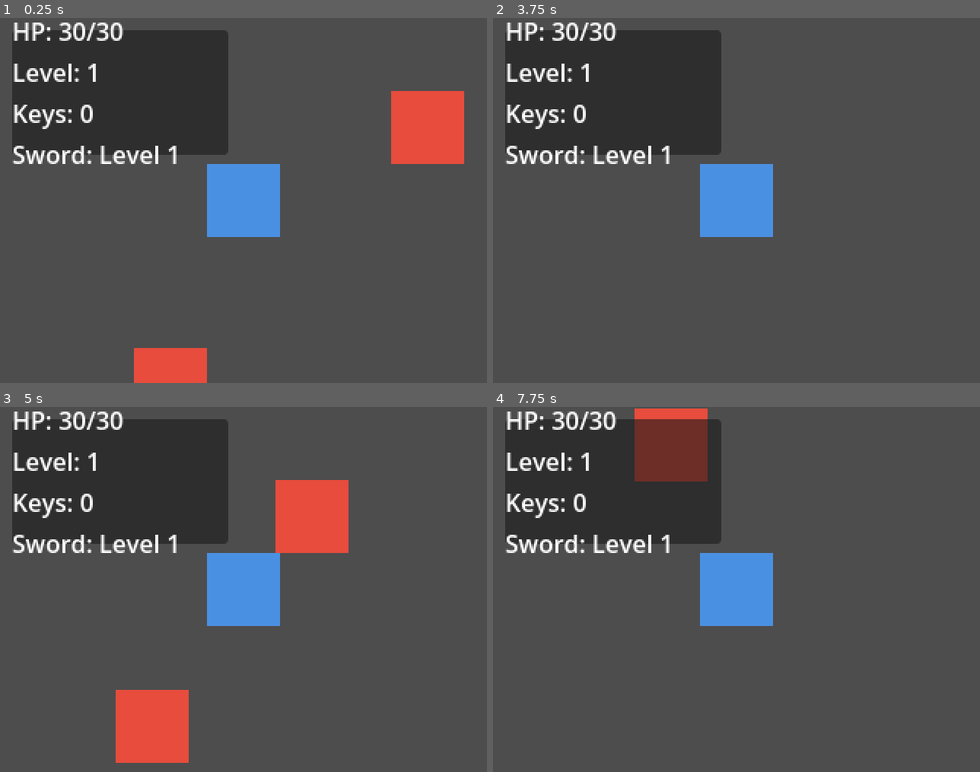
Above: before the commit, frames 1-4 (two rows, left to right).
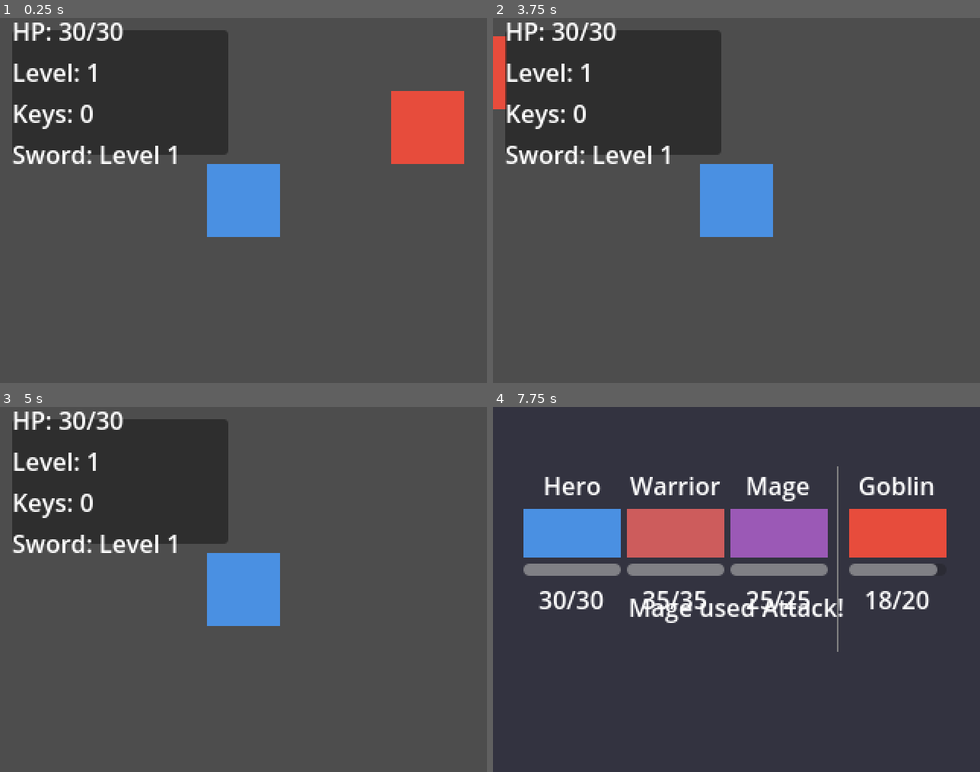
Above: after the commit, the same moments.

Repository: artcgranja/game-julio
Game: Godot game, scene res://scenes/Main.tscn
Same seed, same stepped clock (60 frames per second), same inputs: the game is played once before the commit and once after it.
Inputs (mouse positions are in pixels of both pictures, inside the frame that each line leads up to):
- Up to frame 1 (0.25 s): no input
- Up to frame 2 (3.75 s): tap Enter (ui_accept) at 0.5, 0.6, 0.77, 1.07, 1.35, 1.52, 1.82, 2, 2.1, 2.75, 2.85, 3.02, 3.32, 3.5, 3.6 s; hold Right (ui_right) 0.53-1.28 s; hold Down (ui_down) 1.28-2.03 s; hold Right (ui_right) 2.03-2.78 s; hold Up (ui_up) 2.78-3.53 s; hold Left (ui_left) from 3.53 s (still down)
- Up to frame 3 (5 s): keep holding Left (ui_left); tap Enter (ui_accept) at 3.77, 4.07, 4.35, 4.52, 4.82 s
- Up to frame 4 (7.75 s): release Left (ui_left) at 5.03 s; hold Down (ui_down) 5.03-5.78 s; tap Enter (ui_accept) at 5.1, 5.85, 6.02, 6.32, 6.6, 6.77, 7.07 s; hold Right (ui_right) 5.78-6.53 s; hold Up (ui_up) 6.53-7.25 s; click (736, 556) at 7.25 s, where only the run after the commit has a clickable "Attack"

The runs differ from the first frame. In frame 1, 1.4% of the frame differs, in the area x 27-43%, y 90-100%; in frame 2, 0.6%; in frame 3, 6.0%; in frame 4, 92%, in the area x 0-100%, y 0-100%.

Commit message:
Add Node2D scene and enhance BattleScene.gd with combatant validation and error handling
- Introduced a new Node2D scene file (node_2d.tscn).
- Updated BattleScene.gd to validate combatants before actions, ensuring robust error handling for missing or invalid combatants.
- Improved user feedback with messages for combat actions and item usage.
- Adjusted door transition logic in Door.gd to prevent multiple transitions.
- Enhanced enemy behavior in Enemy.gd and BattleManager.gd for better battle tracking and enemy defeat handling.

Diff:
--- /dev/null
+++ b/node_2d.tscn
@@ -0,0 +1,3 @@
+[gd_scene format=3 uid="uid://dpdbap3i28s3a"]
+
+[node name="Node2D" type="Node2D"]
--- a/scripts/BattleScene.gd
+++ b/scripts/BattleScene.gd
@@ -55,7 +55,9 @@
 
 	for i in range(GameManager.party.size()):
 		var character = GameManager.party[i]
-		var sprite = create_combatant_sprite(character, party_colors[i], false)
+		# Use default color if index out of bounds
+		var color = party_colors[i] if i < party_colors.size() else Color.WHITE
+		var sprite = create_combatant_sprite(character, color, false)
 		party_container.add_child(sprite)
 		party_sprites.append(sprite)
 
@@ -154,6 +156,11 @@
 	hide_action_menu()
 	var attacker = BattleManager.get_current_combatant()
 
+	# Validate attacker exists
+	if attacker.is_empty():
+		display_message("Error: No valid combatant!")
+		return
+
 	# Select random alive enemy
 	var alive_enemies = []
 	for enemy in BattleManager.current_enemies:
@@ -161,6 +168,7 @@
 			alive_enemies.append(enemy)
 
 	if alive_enemies.is_empty():
+		display_message("No enemies to attack!")
 		return
 
 	var target = alive_enemies[randi() % alive_enemies.size()]
@@ -175,6 +183,12 @@
 
 	hide_action_menu()
 	var defender = BattleManager.get_current_combatant()
+
+	# Validate defender exists
+	if defender.is_empty():
+		display_message("Error: No valid combatant!")
+		return
+
 	BattleManager.perform_defend(defender)
 
 	await get_tree().create_timer(1.0).timeout
@@ -186,6 +200,18 @@
 
 	# Simple implementation: use healing potion on self
 	var current = BattleManager.get_current_combatant()
+
+	# Validate current combatant exists
+	if current.is_empty():
+		display_message("Error: No valid combatant!")
+		return
+
+	# Only party members can use items (enemies can't)
+	if current.has("is_enemy"):
+		display_message("Enemies can't use items!")
+		hide_action_menu()
+		BattleManager.next_turn()
+		return
 
 	# Find party member index
 	var party_index = -1
@@ -203,6 +229,11 @@
 			BattleManager.next_turn()
 		else:
 			display_message("No items available!")
+	else:
+		# This shouldn't happen, but handle it gracefully
+		display_message("Error: Character not found in party!")
+		hide_action_menu()
+		BattleManager.next_turn()
 
 func _on_run_button_pressed():
 	if not awaiting_player_input:
--- a/scripts/Door.gd
+++ b/scripts/Door.gd
@@ -8,6 +8,7 @@
 @export var target_position: Vector2 = Vector2.ZERO
 
 var player_nearby: bool = false
+var is_transitioning: bool = false  # Prevent multiple transitions
 
 func _ready():
 	# Check if door has been unlocked
@@ -17,10 +18,13 @@
 	update_appearance()
 
 func _process(_delta):
-	if player_nearby and Input.is_action_just_pressed("ui_accept"):
+	if player_nearby and Input.is_action_just_pressed("ui_accept") and not is_transitioning:
 		try_open_door()
 
 func try_open_door():
+	if is_transitioning:
+		return  # Already transitioning
+
 	if is_locked:
 		# Try to use a key
 		if GameManager.use_key():
@@ -29,11 +33,17 @@
 			update_appearance()
 			print("Door unlocked!")
 			# Small delay then transition
+			is_transitioning = true
 			await get_tree().create_timer(0.5).timeout
-			transition_to_room()
+			# Check if player still nearby after delay
+			if player_nearby:
+				transition_to_room()
+			else:
+				is_transitioning = false
 		else:
 			print("This door is locked. You need a key!")
 	else:
+		is_transitioning = true
 		transition_to_room()
 
 func transition_to_room():
--- a/scripts/Enemy.gd
+++ b/scripts/Enemy.gd
@@ -54,8 +54,8 @@
 	move_and_slide()
 
 func randomize_patrol_direction():
-	# Choose random cardinal direction
-	var directions = [Vector2.UP, Vector2.DOWN, Vector2.LEFT, Vector2.RIGHT, Vector2.ZERO]
+	# Choose random cardinal direction (removed ZERO to prevent freezing)
+	var directions = [Vector2.UP, Vector2.DOWN, Vector2.LEFT, Vector2.RIGHT]
 	patrol_direction = directions[randi() % directions.size()]
 
 func _on_player_collision(body):
@@ -63,8 +63,11 @@
 		start_battle()
 
 func start_battle():
-	# Trigger battle with this enemy type
-	BattleManager.start_battle([enemy_type])
+	# Trigger battle with this enemy type, passing our ID for tracking
+	BattleManager.start_battle([enemy_type], enemy_id, GameManager.current_room)
+
+	# Small delay to ensure BattleManager completes initialization
+	await get_tree().process_frame
 
 	# Transition to battle scene
 	get_tree().change_scene_to_file("res://scenes/battle/BattleScene.tscn")
--- a/scripts/GameOver.gd
+++ b/scripts/GameOver.gd
@@ -6,13 +6,23 @@
 	pass
 
 func _on_restart_button_pressed():
-	# Reset game state
+	# Reset game state completely
 	GameManager.initialize_party()
 	GameManager.keys = 0
 	GameManager.sword_level = 1
 	GameManager.update_sword_bonus()
 	GameManager.defeated_enemies.clear()
 	GameManager.unlocked_doors.clear()
+	GameManager.collected_upgrades.clear()
+
+	# Reset position and room
+	GameManager.current_room = "room_0_0"
+	GameManager.player_position = Vector2.ZERO
+
+	# Reset inventory
+	GameManager.inventory = {
+		"healing_potion": 3  # Start with 3 potions
+	}
 
 	# Return to starting room
 	get_tree().change_scene_to_file("res://scenes/overworld/Room.tscn")
--- a/scripts/HUD.gd
+++ b/scripts/HUD.gd
@@ -8,12 +8,16 @@
 @onready var sword_label = $Panel/VBoxContainer/SwordLabel
 
 func _ready():
-	update_hud()
+	# Connect to GameManager signals for efficient updates
+	GameManager.party_stats_changed.connect(_on_party_stats_changed)
+	GameManager.keys_changed.connect(_on_keys_changed)
+	GameManager.sword_upgraded.connect(_on_sword_upgraded)
 
-func _process(_delta):
+	# Initial update
 	update_hud()
 
 func update_hud():
+	"""Update all HUD elements"""
 	if GameManager.party.is_empty():
 		return
 
@@ -30,3 +34,17 @@
 
 	if sword_label:
 		sword_label.text = "Sword: Level %d" % GameManager.sword_level
+
+func _on_party_stats_changed():
+	"""Update when party stats change (HP, level, etc.)"""
+	update_hud()
+
+func _on_keys_changed(_new_count: int):
+	"""Update when key count changes"""
+	if keys_label:
+		keys_label.text = "Keys: %d" % GameManager.keys
+
+func _on_sword_upgraded(_new_level: int):
+	"""Update when sword is upgraded"""
+	if sword_label:
+		sword_label.text = "Sword: Level %d" % GameManager.sword_level
--- a/scripts/Player.gd
+++ b/scripts/Player.gd
@@ -10,6 +10,11 @@
 var movement_direction = Vector2.ZERO
 
 func _ready():
+	# Use saved position from GameManager if available
+	if GameManager.player_position != Vector2.ZERO:
+		position = GameManager.player_position
+		GameManager.player_position = Vector2.ZERO  # Reset after using
+
 	# Ensure player snaps to grid
 	position = position.snapped(Vector2(TILE_SIZE, TILE_SIZE))
 
--- a/scripts/SwordUpgrade.gd
+++ b/scripts/SwordUpgrade.gd
@@ -8,16 +8,21 @@
 var collected: bool = false
 
 func _ready():
-	# Check if already collected (could add tracking to GameManager)
-	pass
+	# Check if already collected
+	if GameManager.is_upgrade_collected(upgrade_id):
+		queue_free()  # Remove if already collected
 
 func _process(_delta):
 	if player_nearby and Input.is_action_just_pressed("ui_accept") and not collected:
 		collect_upgrade()
 
 func collect_upgrade():
+	if collected or GameManager.is_upgrade_collected(upgrade_id):
+		return  # Already collected
+
 	collected = true
 	GameManager.upgrade_sword()
+	GameManager.mark_upgrade_collected(upgrade_id)
 
 	# Show message (would be better with a proper UI popup)
 	print("Sword upgraded to level %d!" % GameManager.sword_level)
--- a/scripts/autoload/BattleManager.gd
+++ b/scripts/autoload/BattleManager.gd
@@ -15,6 +15,10 @@
 var turn_queue: Array[Dictionary] = []
 var current_turn_index: int = 0
 var battle_scene_path: String = "res://scenes/battle/BattleScene.tscn"
+
+# Track which overworld enemy triggered the battle
+var triggering_enemy_id: String = ""
+var triggering_room_id: String = ""
 
 # Enemy data templates
 var enemy_templates: Dictionary = {
@@ -47,10 +51,14 @@
 	}
 }
 
-func start_battle(enemies: Array[String]):
+func start_battle(enemies: Array[String], enemy_id: String = "", room_id: String = ""):
 	"""Initialize a new battle with given enemy types"""
 	in_battle = true
 	current_enemies.clear()
+
+	# Store info about the overworld enemy that triggered this battle
+	triggering_enemy_id = enemy_id
+	triggering_room_id = room_id
 
 	# Create enemy instances
 	for enemy_type in enemies:
@@ -80,10 +88,10 @@
 	"""Build the turn order based on LCK stat (speed)"""
 	turn_queue.clear()
 
-	# Add all party members
+	# Add all party members (use direct references, not duplicates)
 	for character in GameManager.party:
 		if character["current_hp"] > 0:
-			turn_queue.append(character.duplicate())
+			turn_queue.append(character)
 
 	# Add all enemies
 	for enemy in current_enemies:
@@ -107,11 +115,7 @@
 	if current_turn_index >= turn_queue.size():
 		build_turn_queue()
 		current_turn_index = 0
-		# Clear defending status at end of round
-		for character in GameManager.party:
-			character["defending"] = false
-		for enemy in current_enemies:
-			enemy["defending"] = false
+		# Defending status is now cleared when damage is taken
 
 	# Skip dead combatants
 	while current_turn_index < turn_queue.size():
@@ -128,17 +132,17 @@
 	var damage = calculate_damage(attacker, target)
 	target["current_hp"] = max(0, target["current_hp"] - damage)
 
+	# Clear defending status after taking damage
+	target["defending"] = false
+
 	damage_dealt.emit(target, damage)
 	action_performed.emit(attacker, "Attack")
 
-	# Update party member HP in GameManager
+	# Emit signal to update HUD if party member HP changed
 	if not target.has("is_enemy"):
-		update_party_member_hp(target)
-
-	# Update enemy HP
-	if target.has("is_enemy"):
-		update_enemy_hp(target)
-
+		GameManager.party_stats_changed.emit()
+
+	# No need to sync - we're using direct references now
 	check_battle_end()
 
 func perform_defend(character: Dictionary):
@@ -162,11 +166,7 @@
 	# For now, only healing potions
 	if item_name == "healing_potion":
 		GameManager.heal_party_member(target_index, 20)
-		# Update the turn queue version
-		for character in turn_queue:
-			if not character.has("is_enemy") and character["name"] == GameManager.party[target_index]["name"]:
-				character["current_hp"] = GameManager.party[target_index]["current_hp"]
-				break
+		# Using direct references - HP is already updated
 
 	return true
 
@@ -215,20 +215,6 @@
 		# Defend
 		perform_defend(enemy)
 
-func update_party_member_hp(character: Dictionary):
-	"""Sync party member HP back to GameManager"""
-	for member in GameManager.party:
-		if member["name"] == character["name"]:
-			member["current_hp"] = character["current_hp"]
-			break
-
-func update_enemy_hp(enemy: Dictionary):
-	"""Sync enemy HP in current_enemies"""
-	for e in current_enemies:
-		if e == enemy:
-			e["current_hp"] = enemy["current_hp"]
-			break
-
 func check_battle_end():
 	"""Check if battle has ended (all enemies or all party dead)"""
 	var all_enemies_dead = true
@@ -250,17 +236,24 @@
 	in_battle = false
 
 	if victory and not fled:
-		# Grant XP
+		# Grant XP only from defeated enemies
 		var total_xp = 0
 		for enemy in current_enemies:
-			total_xp += enemy["xp_reward"]
-
-		GameManager.add_xp_to_party(total_xp)
-
-		# Check for key drops
+			if enemy["current_hp"] <= 0:
+				total_xp += enemy["xp_reward"]
+
+		if total_xp > 0:
+			GameManager.add_xp_to_party(total_xp)
+
+		# Check for key drops only from defeated enemies
 		for enemy in current_enemies:
-			if randf() < enemy["key_drop_chance"]:
-				GameManager.add_key()
+			if enemy["current_hp"] <= 0:
+				if randf() < enemy["key_drop_chance"]:
+					GameManager.add_key()
+
+		# Mark the overworld enemy as defeated
+		if triggering_enemy_id != "" and triggering_room_id != "":
+			GameManager.mark_enemy_defeated(triggering_room_id, triggering_enemy_id)
 
 	battle_ended.emit(victory)
 
--- a/scripts/autoload/GameManager.gd
+++ b/scripts/autoload/GameManager.gd
@@ -2,6 +2,11 @@
 
 # Global game state manager
 # Handles party, inventory, progression, and game state
+
+# Signals for HUD updates
+signal party_stats_changed
+signal keys_changed(new_count: int)
+signal sword_upgraded(new_level: int)
 
 # Party system
 var party: Array[Dictionary] = []
@@ -26,6 +31,9 @@
 
 # Room completion tracking
 var unlocked_doors: Array[String] = []
+
+# Collected upgrades tracking
+var collected_upgrades: Array[String] = []
 
 func _ready():
 	# Initialize default party
@@ -121,14 +129,19 @@
 	# Increase XP requirement for next level
 	character["xp_to_next"] = int(character["xp_to_next"] * 1.5)
 
+	# Emit signal for HUD update
+	party_stats_changed.emit()
+
 func add_key():
 	"""Add a key to inventory"""
 	keys += 1
+	keys_changed.emit(keys)
 
 func use_key() -> bool:
 	"""Use a key, returns true if successful"""
 	if keys > 0:
 		keys -= 1
+		keys_changed.emit(keys)
 		return true
 	return false
 
@@ -137,6 +150,7 @@
 	if sword_level < 3:
 		sword_level += 1
 		update_sword_bonus()
+		sword_upgraded.emit(sword_level)
 
 func update_sword_bonus():
 	"""Calculate sword damage bonus based on level"""
@@ -163,6 +177,7 @@
 			party[index]["current_hp"] + amount,
 			party[index]["max_hp"]
 		)
+		party_stats_changed.emit()
 
 func is_party_alive() -> bool:
 	"""Check if any party member is still alive"""
@@ -192,3 +207,12 @@
 func is_door_unlocked(door_id: String) -> bool:
 	"""Check if a door is unlocked"""
 	return unlocked_doors.has(door_id)
+
+func mark_upgrade_collected(upgrade_id: String):
+	"""Mark an upgrade as collected"""
+	if not collected_upgrades.has(upgrade_id):
+		collected_upgrades.append(upgrade_id)
+
+func is_upgrade_collected(upgrade_id: String) -> bool:
+	"""Check if an upgrade has been collected"""
+	return collected_upgrades.has(upgrade_id)
